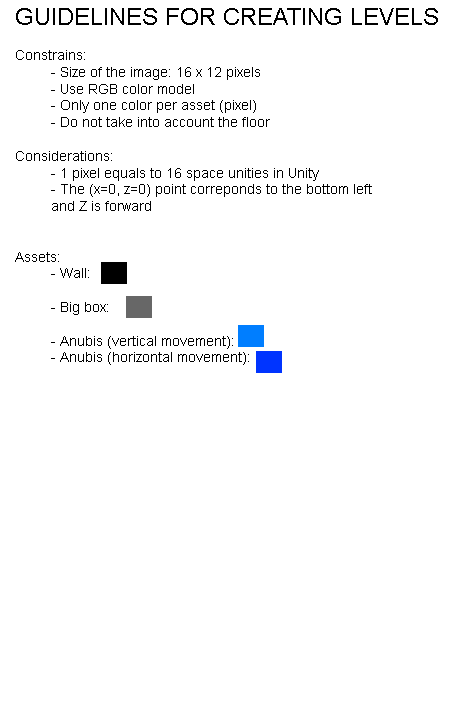
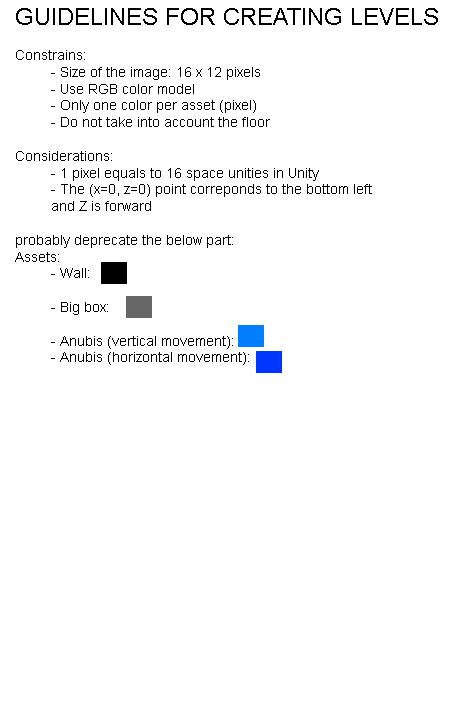
Comparing the layer stacks of the two (454, 706) images. Changes:
painted on "Constrains: - Size of the image: 16 x 12 pixels - Use RGB col" over (x1=16, y1=235, x2=233, y2=248)
